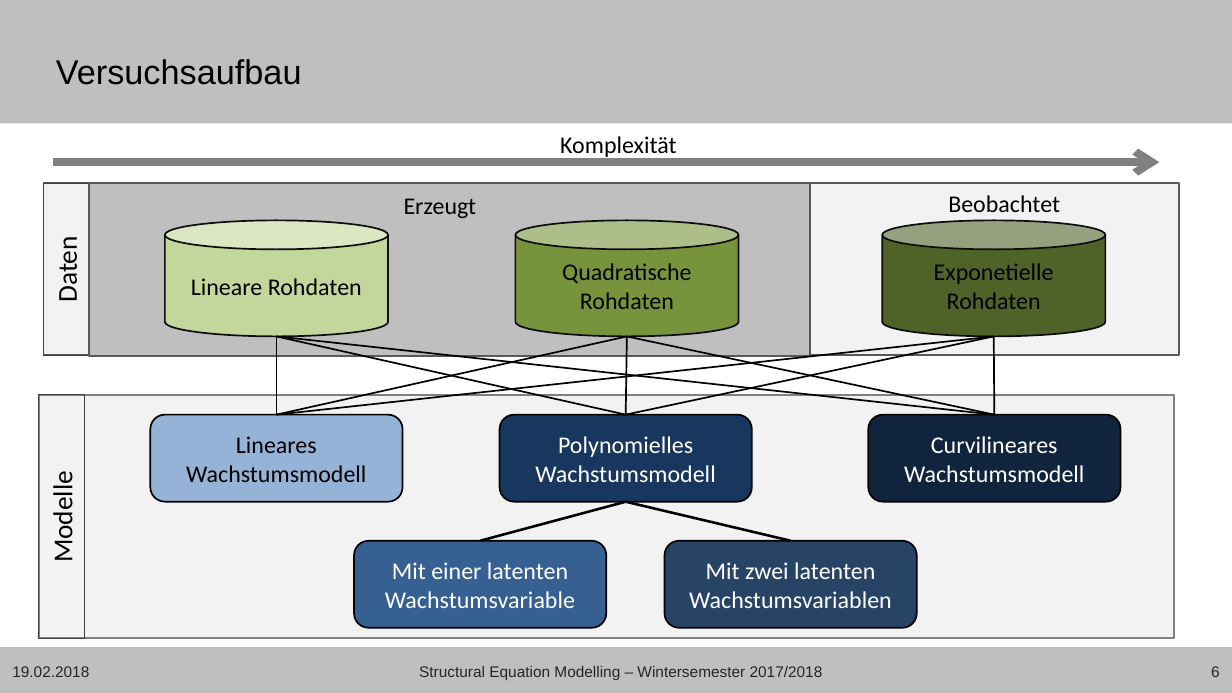
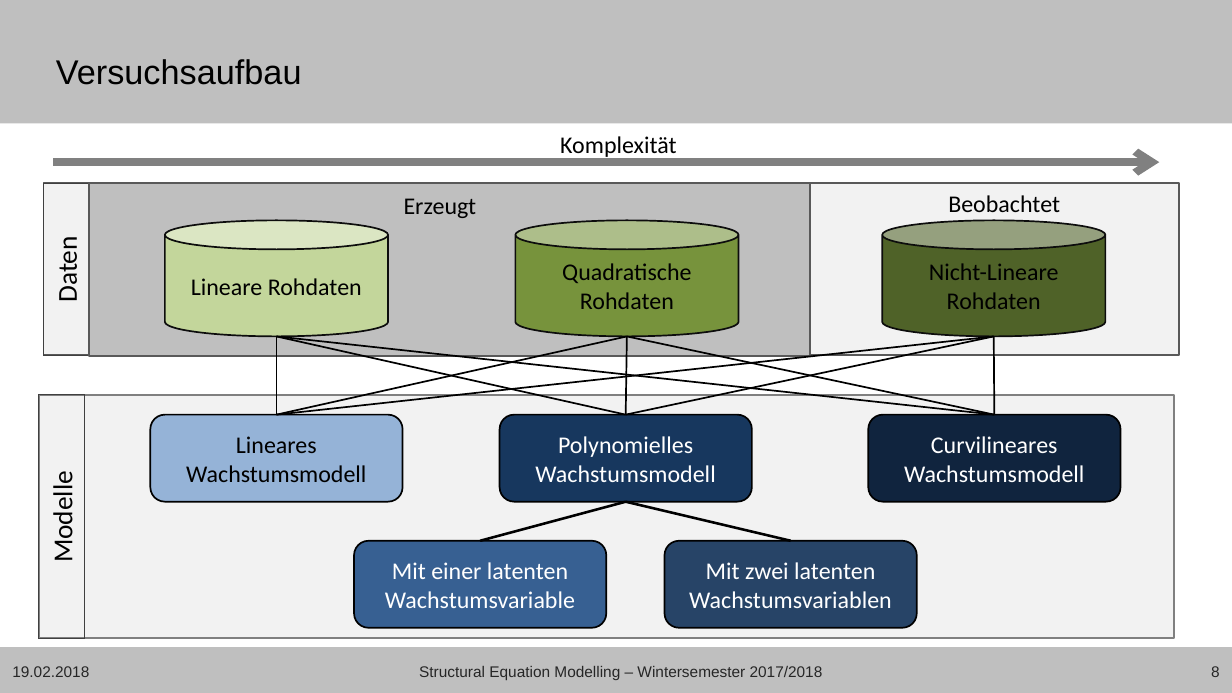
Before and after one commit to mircopp/Structural-Equation-Modeling, a slide deck: slide 8 of Christian_sem17_18_wachstumsmodelle_präsentation.pptx (slide 6 before the commit). Drawn at 1232x693 pixels with LibreOffice and Linux fonts; fonts in the diff are those of the drawing; background and template pictures are left out. Boxes give left, top, right and bottom in pixels: in the first picture for what was removed or moved away, otherwise in the second. Text is boxed around its words. In the diff, an @@ line names an element or a change of style, - is before the commit and + after.

```diff
--- a/Christian_sem17_18_wachstumsmodelle_präsentation.pptx
+++ b/Christian_sem17_18_wachstumsmodelle_präsentation.pptx
@@ text in cylinder at box(929, 263, 1059, 309): text changed @@
-Exponetielle Rohdaten
+Nicht-Lineare Rohdaten
@@ page number at box(1211, 666, 1220, 677): text changed @@
-6
+8
```
Also in this commit, not shown: 5 other slides changed, 6 slides added, 2 other files.
